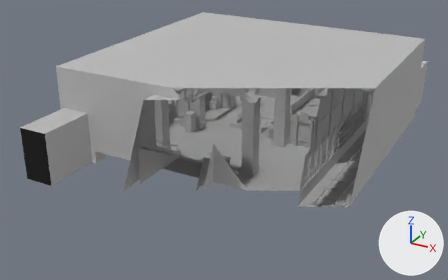
The Blender file ArtSource/SubwayTerminal/SubwayTerminal.blend as it was, and as the next commit left it.
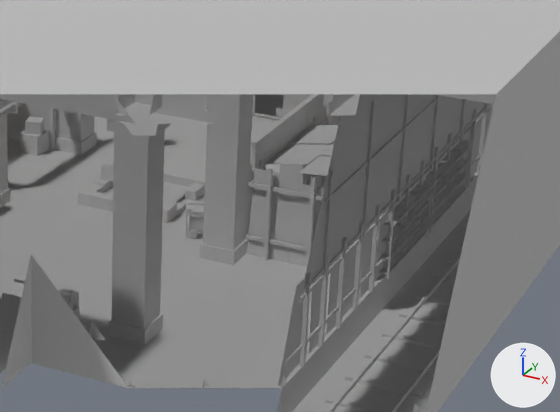
Old and new are each drawn whole from a 50 mm camera at (23.7, -48.8, 22.1) aimed at (-1.4, -3.1, -0.7) and again close up on the part from 45% to 89% of the width and 20% to 71% of the height. The axes (+X, +Y, +Z) are drawn at lower right. The lights are the same throughout. The first two pictures are the older version. Everything nearer to the camera than a plane just in front of the edit is cut away.

In view in the first close-up: 'Fountain', 'Mesh_Fence', 'Platforms_Gate', 'Side_Barricades', 'Stair_End_Dressing', 'Stairway_Sealed', 'Station_Info', 'Supplies_Store', 'Terminal_Shell'.
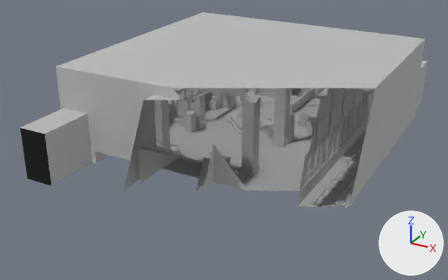
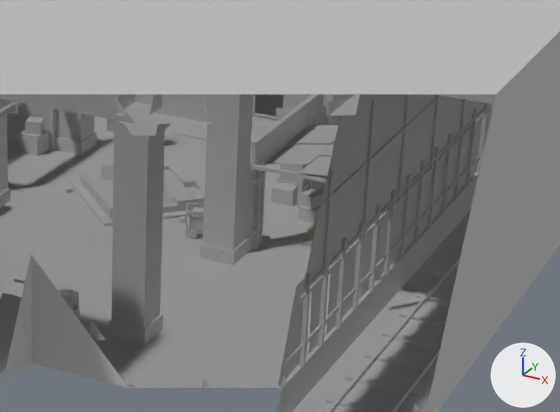
Changed parts and their boxes (x1, y1, x2, y2) in the close-ups (560 x 412 px):
'Supplies_Store', reshaped
    before: (246, 94, 471, 279)
    after: (246, 94, 449, 272)
'Fountain', reshaped
    before: (78, 170, 205, 239)
    after: (28, 155, 268, 244)
part 1 of me_fountain, deleted
    before: (78, 170, 205, 223)
part 2 of me_fountain, built on
    before: (97, 197, 113, 212)
    after: (63, 164, 268, 228)
part 3 of me_supplies_store, deleted
    before: (246, 137, 471, 279)
part 4 of me_supplies_store, cut back (mostly hidden afterwards)
    before: (247, 168, 381, 276)
    after: (251, 164, 380, 272)

Diff of the bpy script that builds the scene:
```diff
--- a/ArtSource/SubwayTerminal/SubwayTerminal.blend.py
+++ b/ArtSource/SubwayTerminal/SubwayTerminal.blend.py
@@ me_fountain @@
 # used by ob_fountain; location = (0.0, 0.0, 0.0)
-me_fountain.from_pydata(...)  # 880 vertices, 218 faces; spans x -1.6..3.66, y -2.61..1.6, z 0.0..0.89
+me_fountain.from_pydata(...)  # 1424 vertices, 354 faces; spans x -4.38..4.38, y -4.38..4.38, z 0.0..0.89
+# me_fountain part 1: 148 loose pieces with 592 vertices, spanning x -1.6..2.18, y -1.6..1.6, z 0.0..0.4, are deleted
+# me_fountain part 2: 16 vertices removed from x -1.6..1.22, y -1.6..-1.22, z 0.0..0.4; 1152 vertices added at x -4.38..4.38, y -4.38..4.38, z 0.0..0.74
 me_fountain.materials.append(mat_quackville_town_atlas)
@@ me_supplies_store @@
 # used by ob_supplies_store; location = (0.0, 0.0, 0.0)
-me_supplies_store.from_pydata(...)  # 3740 vertices, 935 faces; spans x 2.79..9.17, y -2.76..5.76, z -0.02..4.42
+me_supplies_store.from_pydata(...)  # 964 vertices, 241 faces; spans x 2.79..8.85, y -2.61..5.76, z -0.02..4.42
+# me_supplies_store part 3: 699 loose pieces with 2796 vertices, spanning x 4.75..9.17, y -2.76..5.5, z 0.0..2.9, are deleted
+# me_supplies_store part 4
+# 20 vertices are removed from x 4.77..8.87, y -2.76..-2.47, z -0.02..2.9
+# 5 faces are deleted
+# 24 vertices are added at x 4.78..8.82, y -2.61..-2.49, z 0.0..2.9
+# 8 new vertices lie (3.22, 0.0, 0.0) away from vertices in x 4.78, y -2.6..-2.5, z 2.78..2.9
+# 8 new vertices lie (0.76, 0.0, 0.0) away from vertices in x 8.0, y -2.6..-2.5, z 2.78..2.9
+# 10 new faces join them, mat_quackville_town_atlas (its picture is missing)
+# other edits to the shape of me_supplies_store do not show in these pictures
 me_supplies_store.materials.append(mat_quackville_town_atlas)
```
